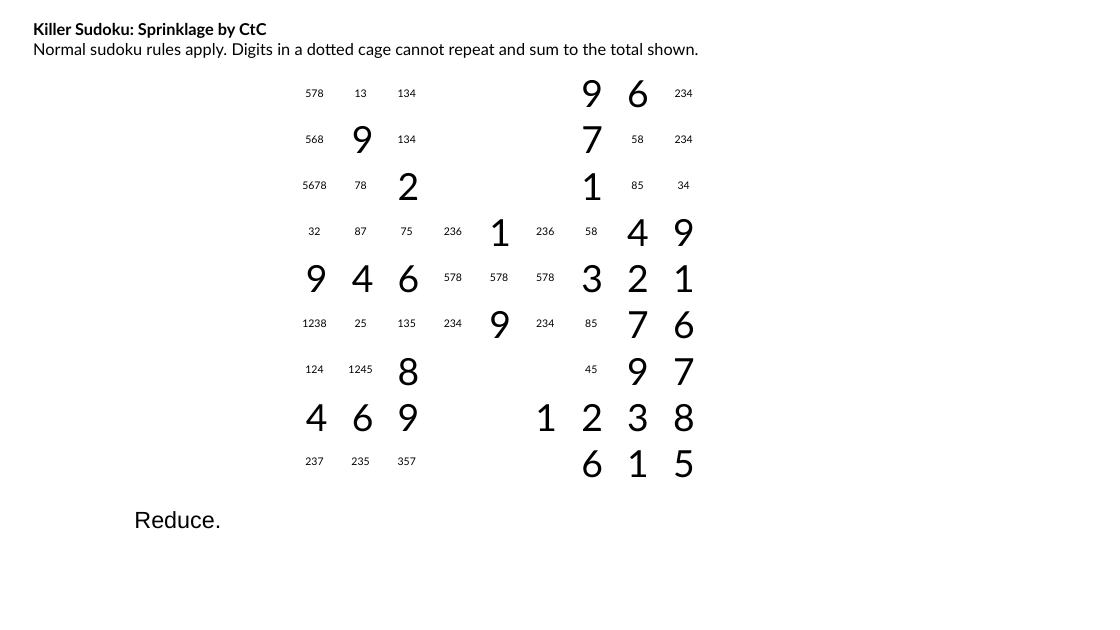
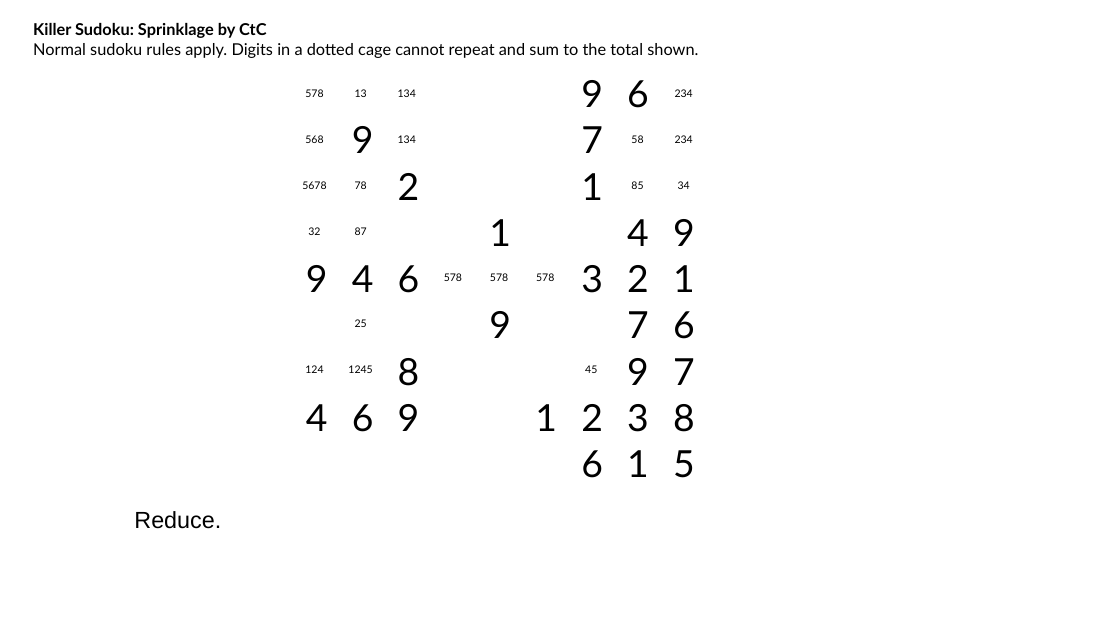
Before and after one commit to jhardis/WSJ_Number_Puzzles, a slide deck: slide 24 of 20261024_1.pptx (slide 30 before the commit). Drawn at 1120x630 pixels with LibreOffice and Linux fonts; fonts in the diff are those of the drawing; background and template pictures are left out. Boxes give left, top, right and bottom in pixels: in the first picture for what was removed or moved away, otherwise in the second. Text is boxed around its words. In the diff, an @@ line names an element or a change of style, - is before the commit and + after.

```diff
--- a/20261024_1.pptx
+++ b/20261024_1.pptx
@@ text removed at box(401, 227, 413, 235) @@
-75
@@ text removed at box(444, 227, 462, 235) @@
-236
@@ text removed at box(536, 227, 554, 235) @@
-236
@@ text removed at box(585, 227, 597, 235) @@
-58
@@ text removed at box(302, 319, 326, 327) @@
-1238
@@ text removed at box(398, 319, 416, 327) @@
-135
@@ text removed at box(444, 319, 462, 327) @@
-234
@@ text removed at box(536, 319, 554, 327) @@
-234
@@ text removed at box(585, 319, 597, 327) @@
-85
@@ text removed at box(305, 457, 323, 465) @@
-237
@@ text removed at box(351, 457, 369, 465) @@
-235
@@ text removed at box(398, 457, 416, 465) @@
-357
```
Also in this commit, not shown: 23 other slides changed, 7 slides removed.
